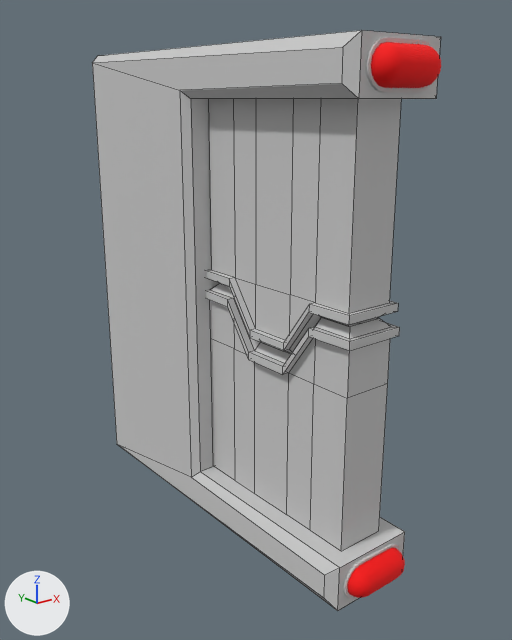
A saved change to the FBX model Game/Assets/Art/FBX/Door.FBX.
One viewpoint serves both versions: a camera (50 mm lens) standing at (22.95, -4.57, 2.8) and looking at (25.92, -0.86, 1.32). Arrows for +X, +Y and +Z are at lower left; the lights stay in place. Mesh edges are drawn as thin lines on the coarser meshes. Where no turn or scale is listed for an object, it has been applied to the vertices.

Names of what the first picture shows: 'Door', 'Door_Bot', 'Door_Top', 'Light_Dynamic', 'Light_Dynamic_1'.
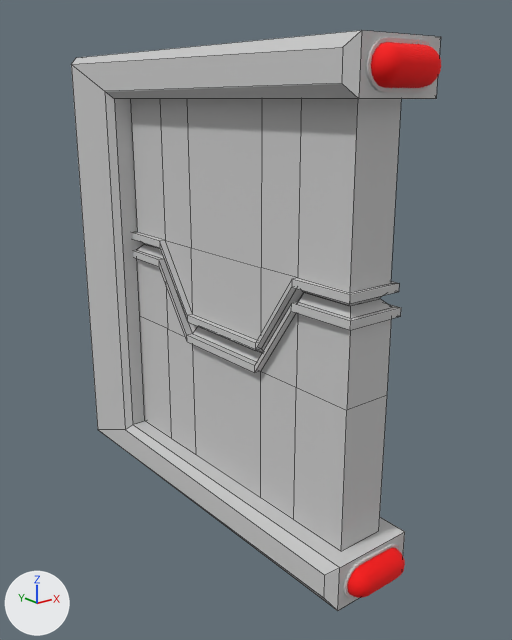
The newer file is also turned or shifted as a whole; pictures and numbers use the older file's frame.

Where the change shows, as pixel boxes [x1, y1, x2, y2] in the pictures (512 x 640 px; the box of a moved part takes in the faces that stretch with it):
'Door', reshaped (6% wider)
    before: [92, 30, 441, 611]
    after: [71, 30, 441, 611]
'Door_Top', reshaped (39% wider)
    before: [206, 99, 401, 354]
    after: [130, 99, 401, 353]
'Door_Bot', reshaped (38% wider, 14% taller)
    before: [206, 283, 400, 551]
    after: [133, 244, 401, 551]
part 1 of me_mesh, moved or reshaped
    before: [92, 30, 361, 609]
    after: [72, 30, 361, 609]
part 2 of me_mesh, moved or reshaped
    before: [92, 55, 324, 547]
    after: [71, 56, 324, 547]

Edits to the bpy script that builds the scene:
```text
Change me_mesh:
    where me_mesh.from_pydata(...)  # 32 vertices, 27 faces; spans x -0.34..0.34, y -1.92..0.71, z -1.6..1.6
    used by ob_door; location = (25.806, -0.211, 1.5)
    me_mesh part 1: all 8 vertices in x -0.34..0.34, y 0.71, z -1.6..1.6 are moved by (0.0, 0.36, 0.0)
    me_mesh part 2: all 8 vertices in x -0.34..0.34, y -0.5..-0.45, z -1.35..1.35 are moved by (0.0, 0.99, 0.0)
Change me_mesh_003:
    used by ob_door_top; location = (25.806, -1.365, 2.796)
    remove me_mesh_003.from_pydata(...)  # 76 vertices, 71 faces; spans x -0.21..0.21, y -0.68..0.68, z -1.5..0.02
    add me_mesh_003.from_pydata(...)  # 76 vertices, 71 faces; spans x -0.21..0.21, y -0.68..1.67, z -1.57..0.02
    me_mesh_003 part 3: 74 of 76 vertices moved; they spanned x -0.21..0.21, y -0.68..0.68, z -1.5..0.02 and now span x -0.21..0.21, y -0.68..1.67, z -1.57..0.02; mean shift (0.0, 0.51, 0.05); largest move (-0.2, 0.68, -1.11) -> (-0.2, 1.67, -0.99)
Change me_mesh_004:
    used by ob_door_bot; location = (25.806, -1.365, 0.204)
    remove me_mesh_004.from_pydata(...)  # 80 vertices, 75 faces; spans x -0.218..0.218, y -0.697..0.697, z 0.0..1.396
    add me_mesh_004.from_pydata(...)  # 80 vertices, 75 faces; spans x -0.218..0.218, y -0.697..1.69, z 0.0..1.512
    me_mesh_004 part 4: 78 of 80 vertices moved; they spanned x -0.218..0.218, y -0.697..0.697, z 0.0..1.396 and now span x -0.218..0.218, y -0.697..1.69, z 0.0..1.512; mean shift (0.0, 0.509, 0.033); largest move (-0.168, 0.662, 1.296) -> (-0.168, 1.655, 1.412)
```
